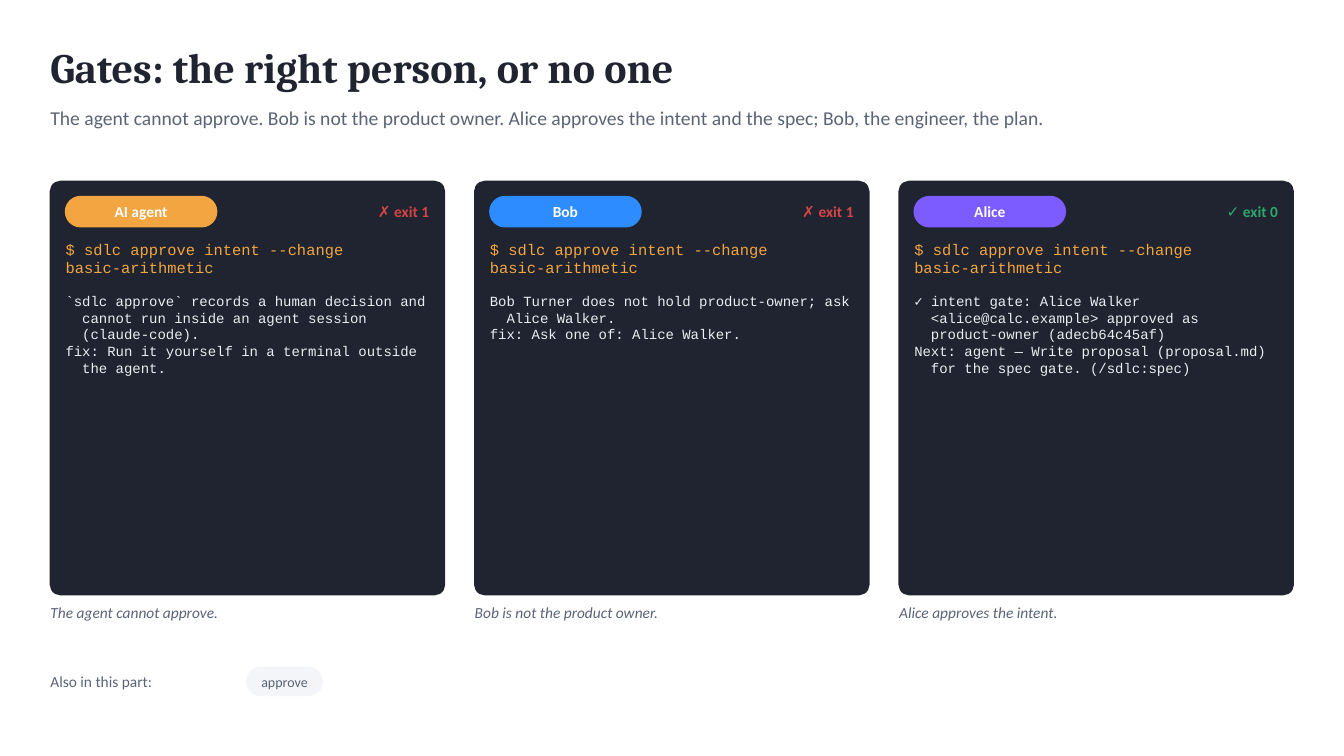
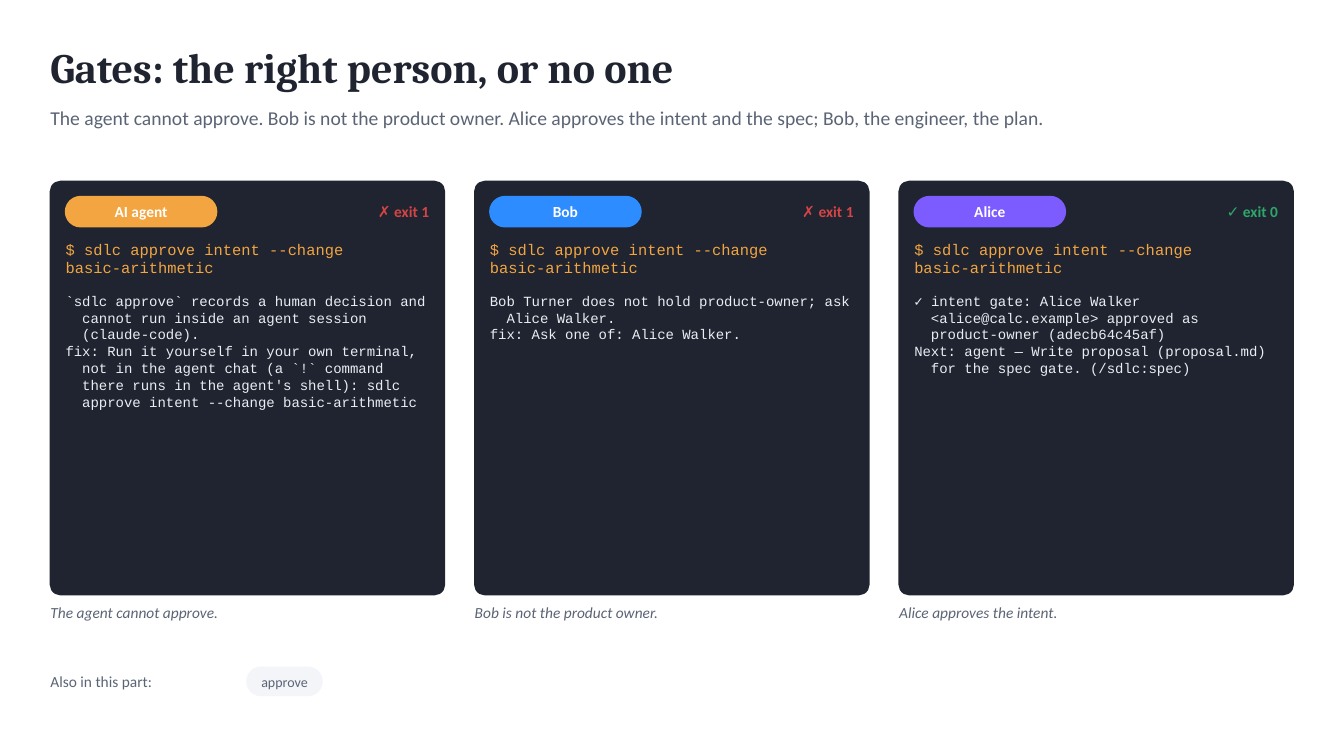
Before and after one commit to marin-ai-tech/sdlc, a slide deck: slide 8 of docs/demo/sdlc-calculator-demo.en.pptx. Drawn at 1344x756 pixels with LibreOffice and Linux fonts; fonts in the diff are those of the drawing. Boxes give left, top, right and bottom in pixels: in the first picture for what was removed or moved away, otherwise in the second. Text is boxed around its words. In the diff, an @@ line names an element or a change of style, - is before the commit and + after.

Commit message:
fix: OpenCode checks no longer slip through; init makes the project AI-ready (0.7.1)
- OpenCode: a failed check no longer lets the call through. On Windows
  OpenCode sometimes kills the plugin's sdlc hook run after a few
  milliseconds, and the plugin took every failure for "sdlc is not
  installed", so an edit of a protected file could pass unchecked. A failed
  check now runs once more and then blocks the call with the reason; only a
  missing CLI is let through, with a warning.
- A refused human decision gives the exact command to run in your own
  terminal and explains that a ! command in the OpenCode or Claude Code chat
  runs in the agent's shell, so it counts as the agent's.
- sdlc init makes the project AI-ready: an empty folder gets the agent
  documents at once (and the offer of git init); an existing project gets a
  diagnosis and the choice to build the AI-ready project in a new git
  worktree in a folder you name, leaving the working copy untouched, or to
  adapt in place. Flags: --layout scaffold|adapt|worktree|none, --worktree,
  --git-init; only a person may build the worktree.

```diff
--- a/docs/demo/sdlc-calculator-demo.en.pptx
+++ b/docs/demo/sdlc-calculator-demo.en.pptx
@@ text at (66,346,417,410): text changed @@
-fix: Run it yourself in a terminal outside
-the agent.
+fix: Run it yourself in your own terminal,
+not in the agent chat (a `!` command
+there runs in the agent's shell): sdlc
+approve intent --change basic-arithmetic
```
Also in this commit, not shown: 6 other slides changed, 50 other files.
